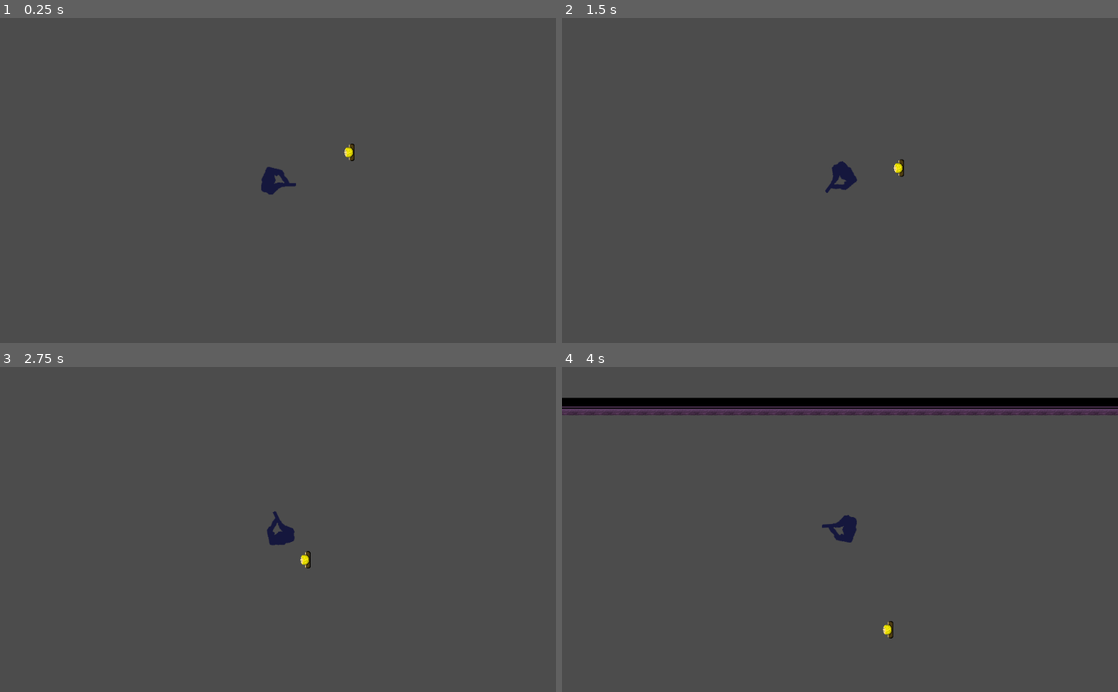
Above: before the commit, frames 1-4 (two rows, left to right).
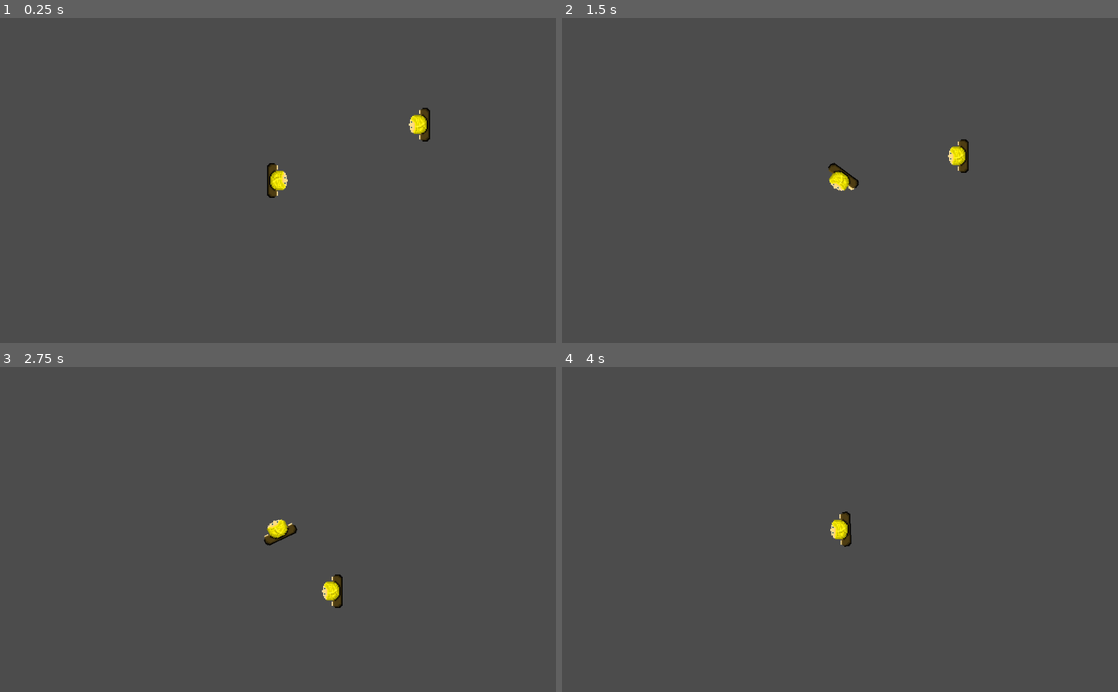
Above: after the commit, the same moments.

Repository: JoeWar99/RetroJam19-PSI
Game: Godot game, scene res://World.tscn
Same seed, same stepped clock (60 frames per second), same inputs: the game is played once before the commit and once after it.
Inputs:
- Up to frame 1 (0.25 s): no input
- Up to frame 2 (1.5 s): tap Enter at 0.5 s; hold D (move_right_chase) 0.53-1.28 s; hold S (move_down_chase) from 1.28 s (still down)
- Up to frame 3 (2.75 s): release S (move_down_chase) at 2.03 s; hold D (move_right_chase) from 2.03 s (still down)
- Up to frame 4 (4 s): release D (move_right_chase) at 2.78 s; hold W (move_up_chase) 2.78-3.53 s; hold A (move_left_chase) from 3.53 s (still down)

The runs differ from the first frame. In frame 1, 0.7% of the frame differs, in the area x 47-78%, y 27-56%; in frame 2, 0.7%; in frame 3, 0.7%; in frame 4, 5.2%, in the area x 0-100%, y 9-84%.

Commit message:
Both anims

Diff:
--- a/src/Gaja.gd
+++ b/src/Gaja.gd
@@ -2,26 +2,28 @@
 
 const MOVE_SPEED = 180
 const TURN_ANGLE = PI / 64
+var look_direction = Vector2(1, 0);
+var speed = 0
 
 # Declare member variables here. Examples:
 var angle = PI
 
 # Called when the node enters the scene tree for the first time.
 func _ready():
-	$AnimatedSprite.play("npc-anim")
+	$AnimatedSprite.play("run-anim")
 
 func _physics_process(delta):
 	var move_vec = Vector2()
-	var speed = 0
 	if Input.is_action_pressed("move_up_run"):
 		if speed == 0:
-			$AnimatedSprite.play("npc-anim")
+			$AnimatedSprite.play("run-anim")
 		speed = 1
 	elif Input.is_action_pressed("move_down_run"):
 		if speed == 0:
-			$AnimatedSprite.play("npc-anim")
+			$AnimatedSprite.play("run-anim")
 		speed = -1
 	else:
+		speed = 0
 		$AnimatedSprite.stop()
 		$AnimatedSprite.frame = 0
 	if Input.is_action_pressed("move_left_run"):
@@ -31,10 +33,8 @@
 
 	move_vec = Vector2(speed * cos(angle), speed * sin(angle))
 	move_vec = move_vec.normalized()
-	if move_and_collide(move_vec * MOVE_SPEED * delta) == null:
-		global_rotation = angle
-	else:
-		global_rotation = angle
+	move_and_collide(move_vec * MOVE_SPEED * delta)
+	global_rotation = angle
 
 func kill():
 	if get_tree().reload_current_scene() != null:
--- a/src/Gajo.gd
+++ b/src/Gajo.gd
@@ -4,24 +4,30 @@
 const MOVE_SPEED = 180
 const TURN_ANGLE = PI / 64
 var look_direction = Vector2(1, 0);
-
+var speed = 0
 
 # Declare member variables here. Examples:
 var angle = 0
 
 # Called when the node enters the scene tree for the first time.
 func _ready():
-	pass
-
+	$AnimatedSprite.play("chase-anim")
 
 func _physics_process(delta):
 
 	var move_vec = Vector2()
-	var speed = 0
 	if Input.is_action_pressed("move_up_chase"):
+		if speed == 0:
+			$AnimatedSprite.play("chase-anim")
 		speed = 1
-	if Input.is_action_pressed("move_down_chase"):
+	elif Input.is_action_pressed("move_down_chase"):
+		if speed == 0:
+			$AnimatedSprite.play("chase-anim")
 		speed = -1
+	else:
+		speed = 0
+		$AnimatedSprite.stop()
+		$AnimatedSprite.frame = 0
 	if Input.is_action_pressed("move_left_chase"):
 		angle -= TURN_ANGLE
 	if Input.is_action_pressed("move_right_chase"):
@@ -31,9 +37,9 @@
 	move_vec = move_vec.normalized()
 	move_and_collide(move_vec * MOVE_SPEED * delta)
 	look_direction = Vector2(cos(angle), sin(angle))
-	print(look_direction)
+#	print(look_direction)
 	global_rotation = angle
 
 func kill():
 	if get_tree().reload_current_scene() != null:
-		print("Oof")
+		$AnimatedSprite.stop()
--- a/src/World.gd
+++ b/src/World.gd
@@ -1,7 +1,11 @@
 extends Node2D
 
+# in seconds
+const SPAWN_TIME = 10
+
 # Declare member variables here. Examples:
-var last = 0
+var lastSpawn = 0
+var curr = 0
 
 # Called when the node enters the scene tree for the first time.
 func _ready():
@@ -9,6 +13,7 @@
 
 # Called every frame. 'delta' is the elapsed time since the previous frame.
 func _process(delta):
-	if delta - last > 1.0:
+	curr += delta
+	if curr - lastSpawn > SPAWN_TIME:
 		print_debug("spawn enemy")
-		last = delta
+		lastSpawn = curr
--- a/src/World.tscn
+++ b/src/World.tscn
@@ -1,74 +1,124 @@
-[gd_scene load_steps=25 format=2]
+[gd_scene load_steps=33 format=2]
 
 [ext_resource path="res://World.gd" type="Script" id=1]
 [ext_resource path="res://Gajo.gd" type="Script" id=2]
-[ext_resource path="res://Sprites/gajo.png" type="Texture" id=3]
-[ext_resource path="res://Gaja.gd" type="Script" id=4]
-[ext_resource path="res://Sprites/AI/Random_AI/WalkingAIBlondeBrown/WalkBlondeBrown_2.png" type="Texture" id=5]
-[ext_resource path="res://Sprites/AI/Random_AI/WalkingAIBlondeBrown/WalkBlondeBrown_3.png" type="Texture" id=6]
-[ext_resource path="res://Sprites/AI/Random_AI/WalkingAIBlondeBrown/WalkBlondeBrown_4.png" type="Texture" id=7]
-[ext_resource path="res://Sprites/AI/Random_AI/WalkingAIBlondeBrown/WalkBlondeBrown_5.png" type="Texture" id=8]
-[ext_resource path="res://Sprites/AI/Random_AI/WalkingAIBlondeBrown/WalkBlondeBrown_6.png" type="Texture" id=9]
-[ext_resource path="res://Sprites/AI/Random_AI/WalkingAIBlondeBrown/WalkBlondeBrown_7.png" type="Texture" id=10]
-[ext_resource path="res://Sprites/AI/Random_AI/WalkingAIBlondeBrown/WalkBlondeBrown_0.png" type="Texture" id=11]
-[ext_resource path="res://Sprites/AI/Random_AI/WalkingAIBlondeBrown/WalkBlondeBrown_1.png" type="Texture" id=12]
-[ext_resource path="res://Sprites/Walls/wallTopLeft.png" type="Texture" id=13]
-[ext_resource path="res://Sprites/Walls/wallTop.png" type="Texture" id=14]
-[ext_resource path="res://Sprites/Walls/wallBottom.png" type="Texture" id=15]
-[ext_resource path="res://Sprites/Walls/wallBottomLeft.png" type="Texture" id=16]
-[ext_resource path="res://Sprites/Walls/wallBottomRight.png" type="Texture" id=17]
-[ext_resource path="res://Sprites/Walls/wallLeft.png" type="Texture" id=18]
-[ext_resource path="res://Sprites/Walls/wallRight.png" type="Texture" id=19]
-[ext_resource path="res://Sprites/Walls/wallTopRight.png" type="Texture" id=20]
-
-[sub_resource type="CircleShape2D" id=1]
-radius = 35.8187
+[ext_resource path="res://Sprites/AI/Random_AI/WalkingAIBlondeBrown/WalkBlondeBrown_2.png" type="Texture" id=3]
+[ext_resource path="res://Sprites/AI/Random_AI/WalkingAIBlondeBrown/WalkBlondeBrown_3.png" type="Texture" id=4]
+[ext_resource path="res://Sprites/AI/Random_AI/WalkingAIBlondeBrown/WalkBlondeBrown_4.png" type="Texture" id=5]
+[ext_resource path="res://Sprites/AI/Random_AI/WalkingAIBlondeBrown/WalkBlondeBrown_5.png" type="Texture" id=6]
+[ext_resource path="res://Sprites/AI/Random_AI/WalkingAIBlondeBrown/WalkBlondeBrown_6.png" type="Texture" id=7]
+[ext_resource path="res://Sprites/AI/Random_AI/WalkingAIBlondeBrown/WalkBlondeBrown_7.png" type="Texture" id=8]
+[ext_resource path="res://Sprites/AI/Random_AI/WalkingAIBlondeBrown/WalkBlondeBrown_0.png" type="Texture" id=9]
+[ext_resource path="res://Sprites/AI/Random_AI/WalkingAIBlondeBrown/WalkBlondeBrown_1.png" type="Texture" id=10]
+[ext_resource path="res://Gaja.gd" type="Script" id=11]
+[ext_resource path="res://Sprites/Walls/wallTopLeft.png" type="Texture" id=12]
+[ext_resource path="res://Sprites/Walls/wallTop.png" type="Texture" id=13]
+[ext_resource path="res://Sprites/Walls/wallBottom.png" type="Texture" id=14]
+[ext_resource path="res://Sprites/Walls/wallBottomLeft.png" type="Texture" id=15]
+[ext_resource path="res://Sprites/Walls/wallBottomRight.png" type="Texture" id=16]
+[ext_resource path="res://Sprites/Walls/wallLeft.png" type="Texture" id=17]
+[ext_resource path="res://Sprites/Walls/wallRight.png" type="Texture" id=18]
+[ext_resource path="res://Sprites/Walls/wallTopRight.png" type="Texture" id=19]
+
+[sub_resource type="CapsuleShape2D" id=14]
+radius = 9.12177
+height = 17.1383
+
+[sub_resource type="SpriteFrames" id=13]
+animations = [ {
+"frames": [ ExtResource( 3 ), ExtResource( 4 ), ExtResource( 5 ), ExtResource( 6 ), ExtResource( 7 ), ExtResource( 8 ), ExtResource( 9 ), ExtResource( 10 ) ],
+"loop": true,
+"name": "chase-anim",
+"speed": 10.0
+} ]
 
 [sub_resource type="CapsuleShape2D" id=2]
 radius = 9.50696
-height = 14.2135
+height = 16.2052
 
 [sub_resource type="SpriteFrames" id=3]
 animations = [ {
-"frames": [ ExtResource( 5 ), ExtResource( 6 ), ExtResource( 7 ), ExtResource( 8 ), ExtResource( 9 ), ExtResource( 10 ), ExtResource( 11 ), ExtResource( 12 ) ],
+"frames": [ ExtResource( 3 ), ExtResource( 4 ), ExtResource( 5 ), ExtResource( 6 ), ExtResource( 7 ), ExtResource( 8 ), ExtResource( 9 ), ExtResource( 10 ) ],
 "loop": true,
-"name": "npc-anim",
+"name": "run-anim",
 "speed": 10.0
 } ]
+
+[sub_resource type="ConvexPolygonShape2D" id=5]
+points = PoolVector2Array( 0, 0, 32, 0, 32, 32, 0, 32 )
+
+[sub_resource type="ConvexPolygonShape2D" id=6]
+points = PoolVector2Array( 0, 0, 32, 0, 32, 32, 0, 32 )
+
+[sub_resource type="ConvexPolygonShape2D" id=7]
+points = PoolVector2Array( 0, 0, 32, 0, 32, 32, 0, 32 )
+
+[sub_resource type="ConvexPolygonShape2D" id=8]
+points = PoolVector2Array( 0, 0, 32, 0, 32, 32, 0, 32 )
+
+[sub_resource type="ConvexPolygonShape2D" id=9]
+points = PoolVector2Array( 0, 0, 32, 0, 32, 32, 0, 32 )
+
+[sub_resource type="ConvexPolygonShape2D" id=10]
+points = PoolVector2Array( 0, 0, 32, 0, 32, 32, 0, 32 )
+
+[sub_resource type="ConvexPolygonShape2D" id=11]
+points = PoolVector2Array( 0, 0, 32, 0, 32, 32, 0, 32 )
+
+[sub_resource type="ConvexPolygonShape2D" id=12]
+points = PoolVector2Array( 0, 0, 32, 0, 32, 32, 0, 32 )
 
 [sub_resource type="TileSet" id=4]
 0/name = "wallTopLeft.png 0"
-0/texture = ExtResource( 13 )
+0/texture = ExtResource( 12 )
 0/tex_offset = Vector2( 0, 0 )
 0/modulate = Color( 1, 1, 1, 1 )
 0/region = Rect2( 0, 0, 32, 32 )
 0/tile_mode = 0
 0/occluder_offset = Vector2( 0, 0 )
 0/navigation_offset = Vector2( 0, 0 )
-0/shapes = [  ]
+0/shapes = [ {
+"autotile_coord": Vector2( 0, 0 ),
+"one_way": false,
+"one_way_margin": 1.0,
+"shape": SubResource( 5 ),
+"shape_transform": Transform2D( 1, 0, 0, 1, 0, 0 )
+} ]
 0/z_index = 0
 1/name = "wallTop.png 1"
-1/texture = ExtResource( 14 )
+1/texture = ExtResource( 13 )
 1/tex_offset = Vector2( 0, 0 )
 1/modulate = Color( 1, 1, 1, 1 )
 1/region = Rect2( 0, 0, 32, 32 )
 1/tile_mode = 0
 1/occluder_offset = Vector2( 0, 0 )
 1/navigation_offset = Vector2( 0, 0 )
-1/shapes = [  ]
+1/shapes = [ {
+"autotile_coord": Vector2( 0, 0 ),
+"one_way": false,
+"one_way_margin": 1.0,
+"shape": SubResource( 6 ),
+"shape_transform": Transform2D( 1, 0, 0, 1, 0, 0 )
+} ]
 1/z_index = 0
 2/name = "wallBottom.png 2"
-2/texture = ExtResource( 15 )
+2/texture = ExtResource( 14 )
 2/tex_offset = Vector2( 0, 0 )
 2/modulate = Color( 1, 1, 1, 1 )
 2/region = Rect2( 0, 0, 32, 32 )
 2/tile_mode = 0
 2/occluder_offset = Vector2( 0, 0 )
 2/navigation_offset = Vector2( 0, 0 )
-2/shapes = [  ]
+2/shapes = [ {
+"autotile_coord": Vector2( 0, 0 ),
+"one_way": false,
+"one_way_margin": 1.0,
+"shape": SubResource( 7 ),
+"shape_transform": Transform2D( 1, 0, 0, 1, 0, 0 )
+} ]
 2/z_index = 0
 3/name = "wallBottomLeft.png 3"
-3/texture = ExtResource( 16 )
+3/texture = ExtResource( 15 )
 3/tex_offset = Vector2( 0, 0 )
 3/modulate = Color( 1, 1, 1, 1 )
 3/region = Rect2( 0, 0, 32, 32 )
@@ -84,10 +134,16 @@
 3/autotile/z_index_map = [  ]
 3/occluder_offset = Vector2( 0, 0 )
 3/navigation_offset = Vector2( 0, 0 )
-3/shapes = [  ]
+3/shapes = [ {
+"autotile_coord": Vector2( 0, 0 ),
+"one_way": false,
+"one_way_margin": 1.0,
+"shape": SubResource( 8 ),
+"shape_transform": Transform2D( 1, 0, 0, 1, 0, 0 )
+} ]
 3/z_index = 0
 4/name = "wallBottomLeft.png 4"
-4/texture = ExtResource( 16 )
+4/texture = ExtResource( 15 )
 4/tex_offset = Vector2( 0, 0 )
 4/modulate = Color( 1, 1, 1, 1 )
 4/region = Rect2( 0, 0, 32, 32 )
@@ -97,44 +153,68 @@
 4/shapes = [  ]
 4/z_index = 0
 5/name = "wallBottomRight.png 5"
-5/texture = ExtResource( 17 )
+5/texture = ExtResource( 16 )
 5/tex_offset = Vector2( 0, 0 )
 5/modulate = Color( 1, 1, 1, 1 )
 5/region = Rect2( 0, 0, 32, 32 )
 5/tile_mode = 0
 5/occluder_offset = Vector2( 0, 0 )
 5/navigation_offset = Vector2( 0, 0 )
-5/shapes = [  ]
+5/shapes = [ {
+"autotile_coord": Vector2( 0, 0 ),
+"one_way": false,
+"one_way_margin": 1.0,
+"shape": SubResource( 9 ),
+"shape_transform": Transform2D( 1, 0, 0, 1, 0, 0 )
+} ]
 5/z_index = 0
 6/name = "wallLeft.png 6"
-6/texture = ExtResource( 18 )
+6/texture = ExtResource( 17 )
 6/tex_offset = Vector2( 0, 0 )
 6/modulate = Color( 1, 1, 1, 1 )
 6/region = Rect2( 0, 0, 32, 32 )
 6/tile_mode = 0
 6/occluder_offset = Vector2( 0, 0 )
 6/navigation_offset = Vector2( 0, 0 )
-6/shapes = [  ]
+6/shapes = [ {
+"autotile_coord": Vector2( 0, 0 ),
+"one_way": false,
+"one_way_margin": 1.0,
+"shape": SubResource( 10 ),
+"shape_transform": Transform2D( 1, 0, 0, 1, 0, 0 )
+} ]
 6/z_index = 0
 7/name = "wallRight.png 7"
-7/texture = ExtResource( 19 )
+7/texture = ExtResource( 18 )
 7/tex_offset = Vector2( 0, 0 )
 7/modulate = Color( 1, 1, 1, 1 )
 7/region = Rect2( 0, 0, 32, 32 )
 7/tile_mode = 0
 7/occluder_offset = Vector2( 0, 0 )
 7/navigation_offset = Vector2( 0, 0 )
-7/shapes = [  ]
+7/shapes = [ {
+"autotile_coord": Vector2( 0, 0 ),
+"one_way": false,
+"one_way_margin": 1.0,
+"shape": SubResource( 11 ),
+"shape_transform": Transform2D( 1, 0, 0, 1, 0, 0 )
+} ]
 7/z_index = 0
 8/name = "wallTopRight.png 8"
-8/texture = ExtResource( 20 )
+8/texture = ExtResource( 19 )
 8/tex_offset = Vector2( 0, 0 )
 8/modulate = Color( 1, 1, 1, 1 )
 8/region = Rect2( 0, 0, 32, 32 )
 8/tile_mode = 0
 8/occluder_offset = Vector2( 0, 0 )
 8/navigation_offset = Vector2( 0, 0 )
-8/shapes = [  ]
+8/shapes = [ {
+"autotile_coord": Vector2( 0, 0 ),
+"one_way": false,
+"one_way_margin": 1.0,
+"shape": SubResource( 12 ),
+"shape_transform": Transform2D( 1, 0, 0, 1, 0, 0 )
+} ]
 8/z_index = 0
 
 [node name="World" type="Node2D"]
@@ -144,41 +224,34 @@
 [node name="Gajo" type="KinematicBody2D" parent="."]
 script = ExtResource( 2 )
 
-[node name="Sprite" type="Sprite" parent="Gajo"]
-texture = ExtResource( 3 )
-
 [node name="CollisionShape2D" type="CollisionShape2D" parent="Gajo"]
-shape = SubResource( 1 )
+shape = SubResource( 14 )
 
 [node name="Camera2D" type="Camera2D" parent="Gajo"]
-position = Vector2( -0.721985, -0.27243 )
 current = true
+zoom = Vector2( 0.5, 0.5 )
 drag_margin_left = 0.0
 drag_margin_top = 0.0
 drag_margin_right = 0.0
 drag_margin_bottom = 0.0
-editor_draw_limits = true
-editor_draw_drag_margin = true
-
-[node name="pivot" type="Position2D" parent="Gajo"]
-position = Vector2( -6.10352e-005, 0 )
-script = ExtResource( 3 )
-
-[node name="cameraOffset" type="Position2D" parent="Gajo/pivot"]
-position = Vector2( 141.913, -2.92609 )
+
+[node name="AnimatedSprite" type="AnimatedSprite" parent="Gajo"]
+frames = SubResource( 13 )
+animation = "chase-anim"
 
 [node name="Gaja" type="KinematicBody2D" parent="."]
 position = Vector2( 130, -52.0002 )
-script = ExtResource( 4 )
+script = ExtResource( 11 )
 
 [node name="CollisionShape2D" type="CollisionShape2D" parent="Gaja"]
 position = Vector2( -0.0484622, 0.0234073 )
-
 shape = SubResource( 2 )
 
 [node name="AnimatedSprite" type="AnimatedSprite" parent="Gaja"]
+position = Vector2( 0.184002, -0.460043 )
+scale = Vector2( 1.0115, 0.971247 )
 frames = SubResource( 3 )
-animation = "npc-anim"
+animation = "run-anim"
 
 [node name="TileMap" type="TileMap" parent="."]
 tile_set = SubResource( 4 )
--- a/src/project.godot
+++ b/src/project.godot
@@ -17,8 +17,6 @@
 
 config/name="Personal Space Invader"
 run/main_scene="res://World.tscn"
-config/icon="res://icon.png"
-
 config/icon="res://icon.png"
 
 [input]
